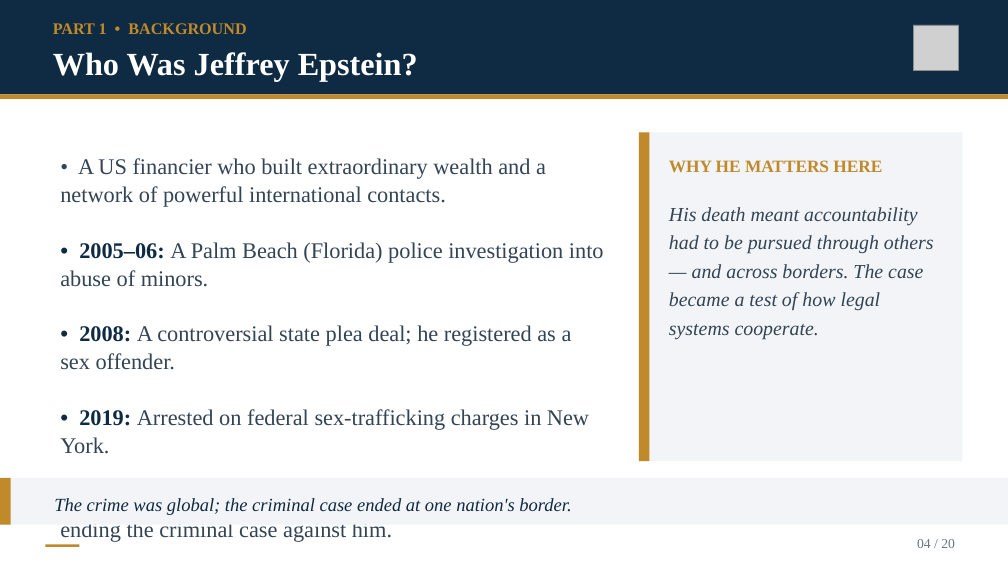
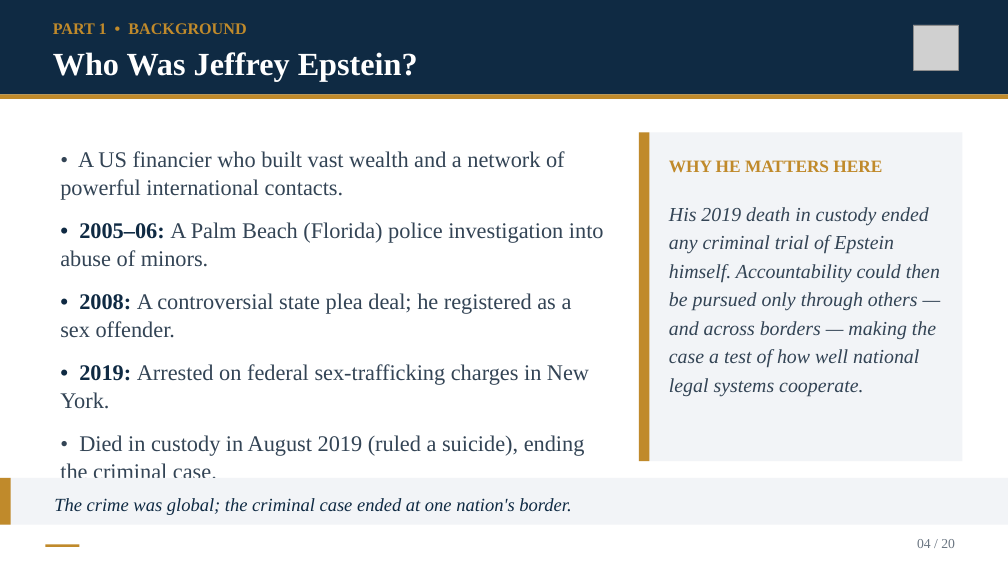
Before and after one commit to Kokidesu/Koki, a slide deck: slide 4 of projects/transnational-justice/Epstein_Transnational_Justice.pptx. Drawn at 1008x567 pixels with LibreOffice and Linux fonts; fonts in the diff are those of the drawing; grey boxes stand for pictures. Boxes give left, top, right and bottom in pixels: in the first picture for what was removed or moved away, otherwise in the second. Text is boxed around its words. In the diff, an @@ line names an element or a change of style, - is before the commit and + after.

```diff
--- a/projects/transnational-justice/Epstein_Transnational_Justice.pptx
+++ b/projects/transnational-justice/Epstein_Transnational_Justice.pptx
@@ text "• A US financier who ...": place and size @@
-text "• A US financier who ..." at <box>60,158,604,538</box>
+text "• A US financier who ..." at <box>60,151,604,478</box>
@@ text at <box>60,151,565,200</box>: text changed @@
-• A US financier who built extraordinary wealth and a network of powerful international contacts.
+• A US financier who built vast wealth and a network of powerful international contacts.
@@ text at <box>669,207,940,397</box>: text changed @@
-His death meant accountability had to be pursued through others — and across borders. The case became a test of how legal systems cooperate.
+His 2019 death in custody ended any criminal trial of Epstein himself. Accountability could then be pursued only through others — and across borders — making the case a test of how well national legal systems cooperate.
@@ text at <box>60,222,604,409</box>: less space between paragraphs @@
@@ text at <box>60,435,585,478</box>: text changed @@
-• Died in custody in August 2019 (ruled a suicide) — ending the criminal case against him.
+• Died in custody in August 2019 (ruled a suicide), ending the criminal case.
```
Also in this commit, not shown: 2 other slides changed, 6 other files.
